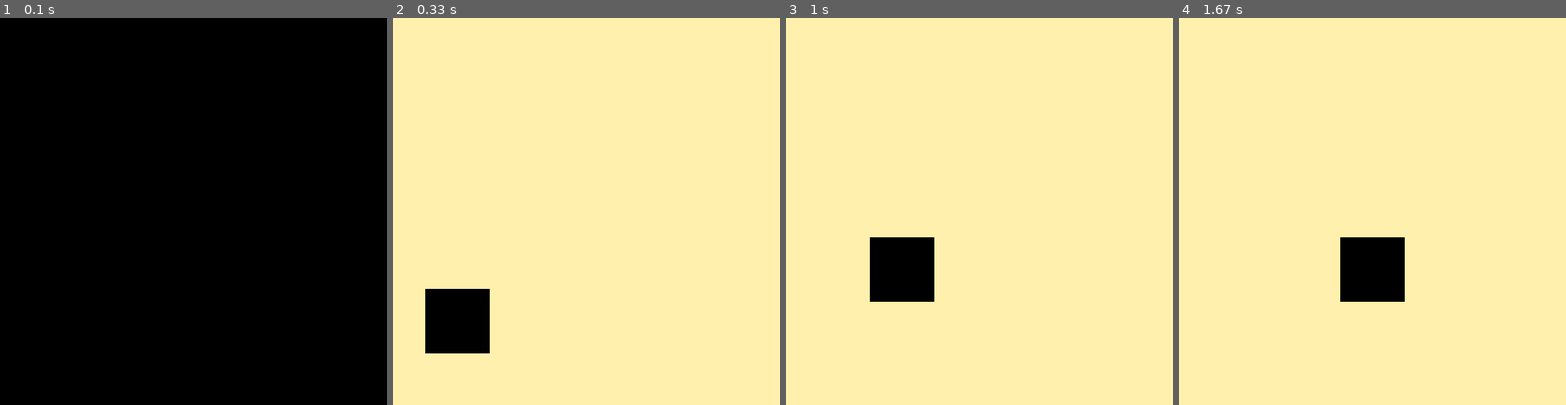
Above: before the commit, frames 1-4 (left to right).
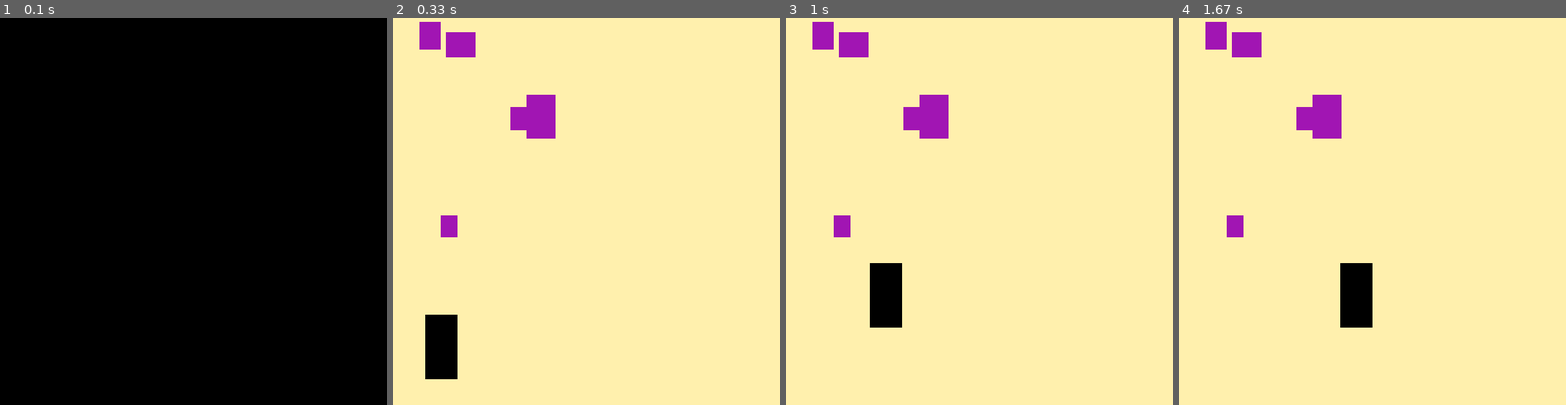
Above: after the commit, the same moments.

Repository: VicoVee/pygame-learning
Game: pygame game, started from trash.py
Two runs of this game, one before a commit and one after it. Both use one fixed random seed, a clock stepped at 60 frames per second and the inputs below.
Inputs:
- Up to frame 1 (0.1 s): no input
- Up to frame 2 (0.33 s): no input
- Up to frame 3 (1 s): hold D 0.33-0.8 s; hold W from 0.83 s (still down)
- Up to frame 4 (1.67 s): release W at 1.13 s; hold D 1.17-1.63 s

Frame 1 is identical in both runs. In frame 2, 4.7% of the frame differs, in the area x 6-42%, y 1-94%; in frame 3, 4.7%; in frame 4, 4.7%.

Commit message:
Added trash sprites (purple rectangles) by creating a list, assigning random dimensions and locations, and then drawing these sprites in the field. In addition, I renamed the variables of the character sprite (x,y,widht,height) to be more specific due to the new trash sprites

Diff:
--- a/trash.py
+++ b/trash.py
@@ -12,19 +12,36 @@
 #Background Colors
 sand = pygame.Color("#FFF0AD")
 black = pygame.Color(0,0,0)
+purple = pygame.Color("#A115B3")
 
 #Character Location + Dimensions
     #Character (x-coor, y-coord, width, height)
     #NOTE: Left-Right starts from 0 to 500
     #Up-Down starts from 0 to 500 as well
-x = 50
-y = 420
-width = 100
-height = 100
-speed = 40
+char_x = 50
+char_y = 460
+char_width = 50
+char_height = 100
+char_speed = 40
+
+#Window Boundaries
+widthBoundary = ScreenWidth - char_x - char_speed
+
+#Make a list of interactive trash sprites
+TrashPile= []
+for i in range(5):
+    #Randomly assign a size and location of each piece of trash
+    trash_x = random.randint(5, ScreenWidth - 200)
+    trash_y = random.randint(5, ScreenHeight - 200)
+    trash_w = random.randint(20, 50)
+    trash_h = random.randint(20, 80)
+    #Create and add them to the TrashPile list
+    trash = pygame.Rect(trash_x,trash_y,trash_w,trash_h)
+    TrashPile.append(trash)
 
 run = True
 while run:
+    #Delay the game loading
     pygame.time.delay(100)
 
     for event in pygame.event.get():
@@ -36,21 +53,24 @@
         keys = pygame.key.get_pressed()
 
         #Checks the key and moves the character correspondingly
-        if keys[pygame.K_a] and x > speed:
-            x -= speed
-        elif keys[pygame.K_d] and x < ScreenWidth - width - speed:
-            print(x)
-            x += speed
-        elif keys[pygame.K_w] and y > speed:
-            y -= speed
-        elif keys[pygame.K_s] and y < ScreenHeight - height - speed:
-            y += speed
+        if keys[pygame.K_a] and char_x > char_speed:
+            char_x -= char_speed
+        elif keys[pygame.K_d] and char_x < ScreenWidth - char_width - char_speed:
+            char_x += char_speed
+        elif keys[pygame.K_w] and char_y > char_speed:
+            char_y -= char_speed
+        elif keys[pygame.K_s] and char_y < ScreenHeight - char_height - char_speed:
+            char_y += char_speed
 
     #Load Background
     win.fill(sand)
 
-    avatar = pygame.Rect(x, y, width, height)
-    pygame.draw.rect(win, black, avatar)
+   #Load the trash in
+    for trash in TrashPile:
+        pygame.draw.rect(win, purple, trash)
+
+    char = pygame.Rect(char_x, char_y, char_width, char_height)
+    pygame.draw.rect(win, black, char)
 
     pygame.display.flip()
 pygame.quit()
